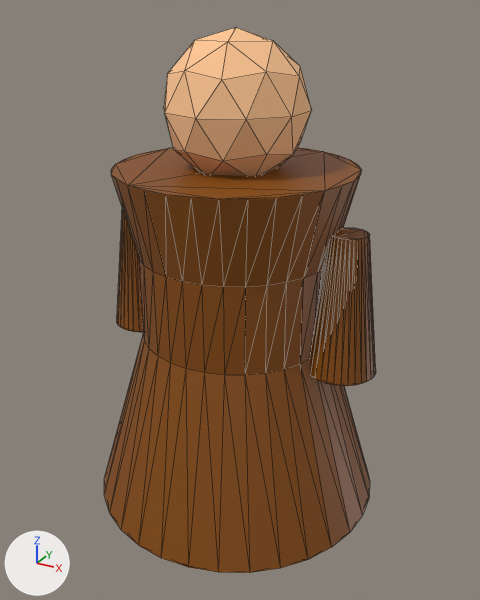
An edit to the glTF model resources/models/monk.glb, drawn before and after from the same camera.
Rendered twice from a camera (50 mm lens) standing at (0.889, -1.596, 0.464) and looking at (0.02, -0.015, -0.327). Every picture has the same lights, and +X, +Y and +Z are marked at lower left. Mesh edges are drawn as thin lines. Where no turn or scale is listed for an object, it has been applied to the vertices. Vertices at the same position are counted once.

The first picture shows 'Arm.l', 'Arm.r', 'Cloak', 'Head'.
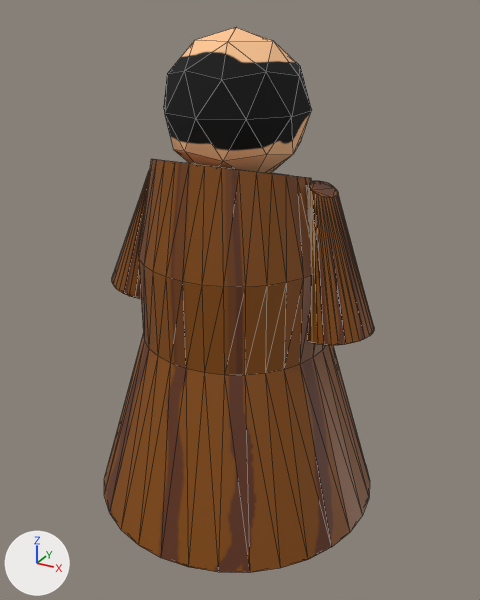
The change, as JSON lines over the scene's bpy script:
```json
{"op": "add", "block": "img_monk_head", "code": ["img_monk_head = load_image('monk_head', '_unpacked/monk_head', 512, 512, 'sRGB')"]}
{"op": "add", "block": "img_monk_cloak", "code": ["img_monk_cloak = load_image('monk_cloak', '_unpacked/monk_cloak', 512, 512, 'sRGB')"]}
{"op": "remove", "block": "mat_cloak", "code": "mat_cloak.base_color = (0.241, 0.0701, 0.0)  # brown #874b00"}
{"op": "add", "block": "mat_cloak", "code": "mat_cloak.texture = img_monk_cloak"}
{"op": "remove", "block": "mat_head", "code": "mat_head.base_color = (1.0, 0.565, 0.29)  # beige #ffc693"}
{"op": "add", "block": "mat_head", "code": "mat_head.texture = img_monk_head"}
{"block": "me_cylinder", "where": "me_cylinder.from_pydata(...)  # 128 vertices, 252 faces; spans x -0.442..0.442, y -0.442..0.442, z -0.35..0.681"}
{"block": "me_cylinder", "where": "# used by ob_cloak; location = (0.0, 0.0, -0.618)"}
{"block": "me_cylinder", "change": "me_cylinder part 1: all 32 vertices in x -0.34..0.34, y -0.34..0.34, z 0.681 are turned -14 degrees about the x axis through their middle and scaled by 0.638, then moved by (0.0, -0.026, 0.0)"}
{"block": "me_cylinder_002", "where": "# used by ob_arm_r; location = (0.338, 0.0, -0.277); scale = (0.1, 0.1, 0.2)"}
{"op": "remove", "block": "me_cylinder_002", "code": "me_cylinder_002.from_pydata(...)  # 64 vertices, 124 faces; spans x -1.0..1.0, y -1.0..1.0, z -1.0..1.0"}
{"op": "add", "block": "me_cylinder_002", "code": "me_cylinder_002.from_pydata(...)  # 64 vertices, 124 faces; spans x -1.0..1.0, y -1.0..1.0, z -1.0..1.11"}
{"block": "me_cylinder_002", "change": "me_cylinder_002 part 2: 30 of 64 vertices moved; they spanned x -0.53..0.53, y -0.52..0.52, z 1.0 and now span x -0.32..0.32, y -0.52..0.52, z 0.89..1.11; mean shift (0.0, 0.0, 0.0); largest move (0.53, 0.0, 1.0) -> (0.32, 0.0, 0.89)"}
{"block": "me_cylinder_003", "where": "# used by ob_arm_l; location = (-0.338, 0.0, -0.277); scale = (0.1, 0.1, 0.2)"}
{"op": "remove", "block": "me_cylinder_003", "code": "me_cylinder_003.from_pydata(...)  # 64 vertices, 124 faces; spans x -1.0..1.0, y -1.0..1.0, z -1.0..1.0"}
{"op": "add", "block": "me_cylinder_003", "code": "me_cylinder_003.from_pydata(...)  # 64 vertices, 124 faces; spans x -1.0..1.0, y -1.0..1.0, z -1.0..1.08"}
{"block": "me_cylinder_003", "change": "me_cylinder_003 part 3: 30 of 64 vertices moved; they spanned x -0.53..0.53, y -0.52..0.52, z 1.0 and now span x -0.27..0.27, y -0.52..0.52, z 0.92..1.08; mean shift (0.0, 0.0, 0.0); largest move (-0.53, 0.0, 1.0) -> (-0.27, 0.0, 0.92)"}
{"op": "set", "path": "ob_arm_r.location", "old": "(0.338, 0.0, -0.277)", "new": "(0.292, 0.0, -0.165)"}
{"op": "set", "path": "ob_arm_r.rotation_euler", "old": "(0.0, 0.0, 0.0)", "new": "(0.0, -0.162, 0.0)", "note": "degrees (0, 0, 0) -> degrees (0, -9.3, 0)"}
{"op": "set", "path": "ob_arm_l.location", "old": "(-0.338, 0.0, -0.277)", "new": "(-0.298, 0.0, -0.157)"}
{"op": "set", "path": "ob_arm_l.rotation_euler", "old": "(0.0, 0.0, 0.0)", "new": "(0.0, 0.245, 0.0)", "note": "degrees (0, 0, 0) -> degrees (0, 14, 0)"}
```

Location of each change, (x1, y1, x2, y2) in pixels of the pictures (480 x 600 px; the box of a moved part takes in the faces that stretch with it):
```json
{"object": "Cloak", "change": "surface changed, reshaped", "before": [104, 147, 370, 573], "after": [104, 159, 370, 573]}
{"object": "Head", "change": "surface changed", "before": [164, 48, 311, 176], "after": [164, 48, 311, 176], "on screen": "beige to black"}
{"object": "Arm.r", "change": "surface changed, reshaped, moved, turned", "before": [310, 228, 376, 386], "after": [308, 181, 374, 346]}
{"object": "Arm.l", "change": "surface changed, reshaped, moved, turned", "before": [117, 208, 144, 332], "after": [112, 170, 150, 299]}
{"part": 1, "of": "me_cylinder", "change": "moved or reshaped", "before": [111, 147, 361, 287], "after": [139, 159, 313, 287]}
```
